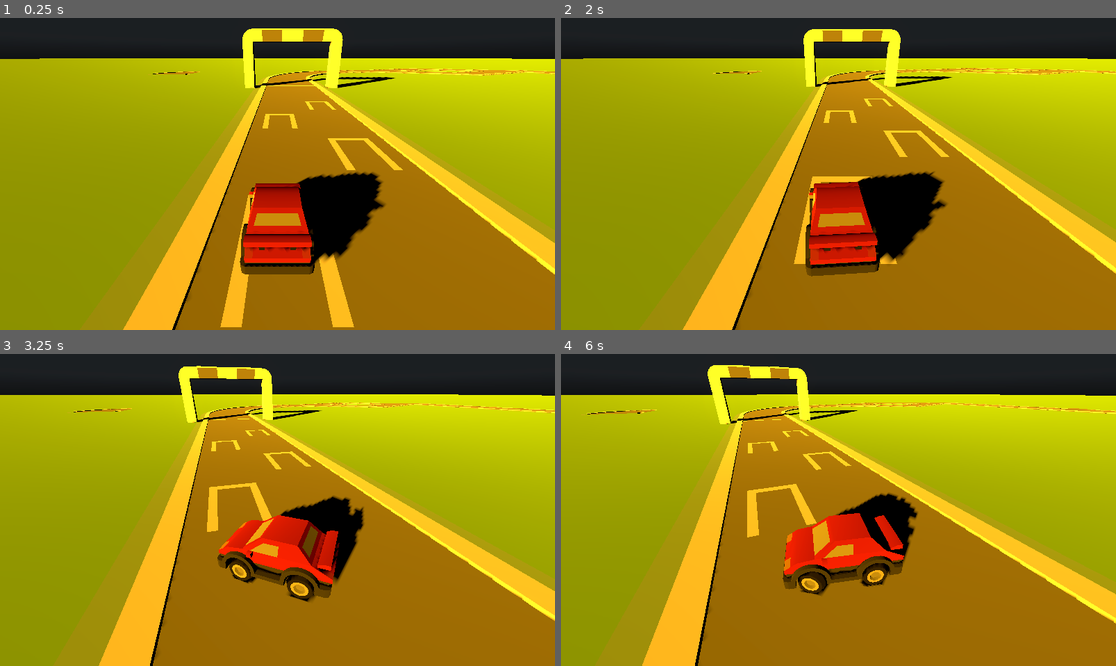
Above: before the commit, frames 1-4 (two rows, left to right).
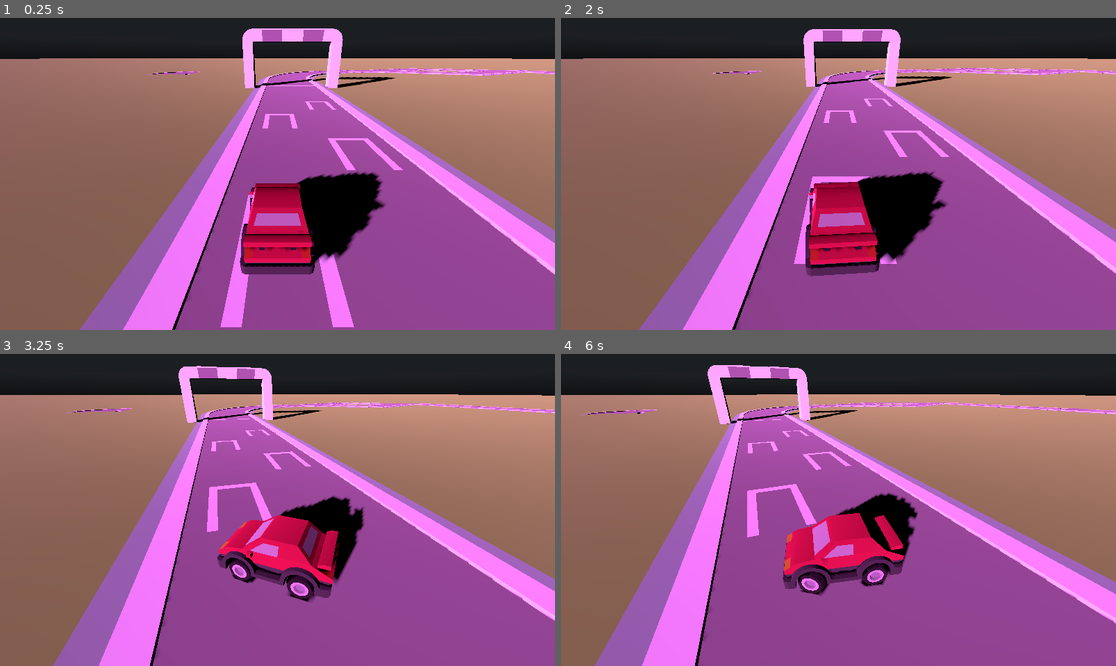
Above: after the commit, the same moments.

Repository: Pandahoro/DrivingProto
Game: Godot game, scene res://DrivingScene.tscn
The game is run twice, just before and just after one commit, with the same random seed, the same clock (stepped at 60 frames per second) and the same inputs. A sky picture missing from this copy of the repository is replaced by a grey-blue gradient.
Inputs:
- Up to frame 1 (0.25 s): no input
- Up to frame 2 (2 s): hold D (Right) 0.53-1.28 s; hold S (Back) from 1.28 s (still down)
- Up to frame 3 (3.25 s): release S (Back) at 2.03 s; hold D (Right) 2.03-2.78 s; hold W (Forward) from 2.78 s (still down)
- Up to frame 4 (6 s): release W (Forward) at 3.53 s; hold A (Left) 3.53-5.03 s; hold S (Back) 5.03-5.78 s; hold D (Right) from 5.78 s (still down)

The runs differ from the first frame. In frame 1, 85% of the frame differs, in the area x 0-100%, y 3-100%; in frame 2, 85%; in frame 3, 86%; in frame 4, 86%.

Commit message:
BGM and lighting
added bgm and changed lighting

Diff:
--- a/DrivingScene.tscn
+++ b/DrivingScene.tscn
@@ -46,7 +46,7 @@
 
 [node name="DirectionalLight3D" type="DirectionalLight3D" parent="."]
 transform = Transform3D(0.66274, 0.238225, -0.709947, -0.0677191, 0.963231, 0.259999, 0.745781, -0.124235, 0.654504, 0.263175, 11, 0)
-light_color = Color(1, 0.694118, 0.0901961, 1)
+light_color = Color(0.929412, 0.443137, 0.929412, 1)
 light_energy = 3.586
 shadow_enabled = true
 
--- /dev/null
+++ b/bgm.tscn
@@ -0,0 +1,7 @@
+[gd_scene load_steps=2 format=3 uid="uid://bb5ow8jt7ld4o"]
+
+[ext_resource type="AudioStream" uid="uid://dow1pw77v1ena" path="res://Synthwave - Virtual Voyager Loop.wav" id="1_ed67l"]
+
+[node name="AudioStreamPlayer" type="AudioStreamPlayer"]
+stream = ExtResource("1_ed67l")
+autoplay = true
--- a/project.godot
+++ b/project.godot
@@ -14,6 +14,10 @@
 run/main_scene="res://DrivingScene.tscn"
 config/features=PackedStringArray("4.2", "Forward Plus")
 config/icon="res://icon.svg"
+
+[autoload]
+
+Bgm="*res://bgm.tscn"
 
 [dotnet]
 
Not shown, added: Synthwave - Virtual Voyager Loop.wav.import
Not shown, added: Synthwave - Virtual Voyager Loop.wav
